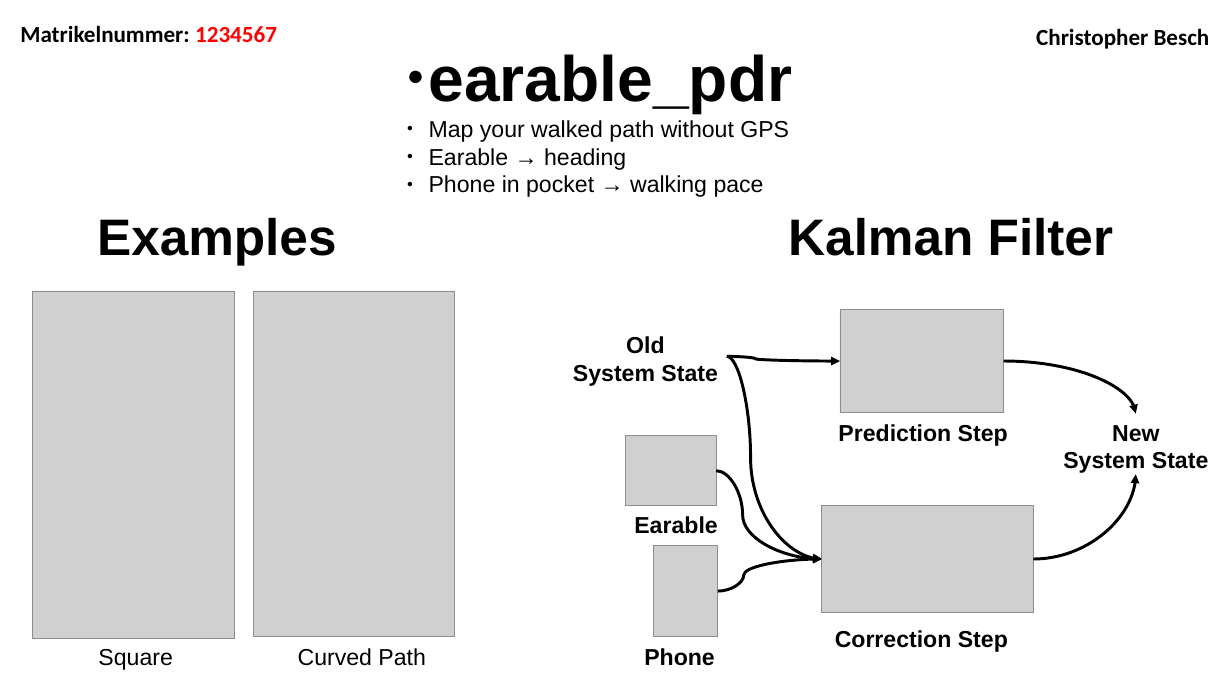
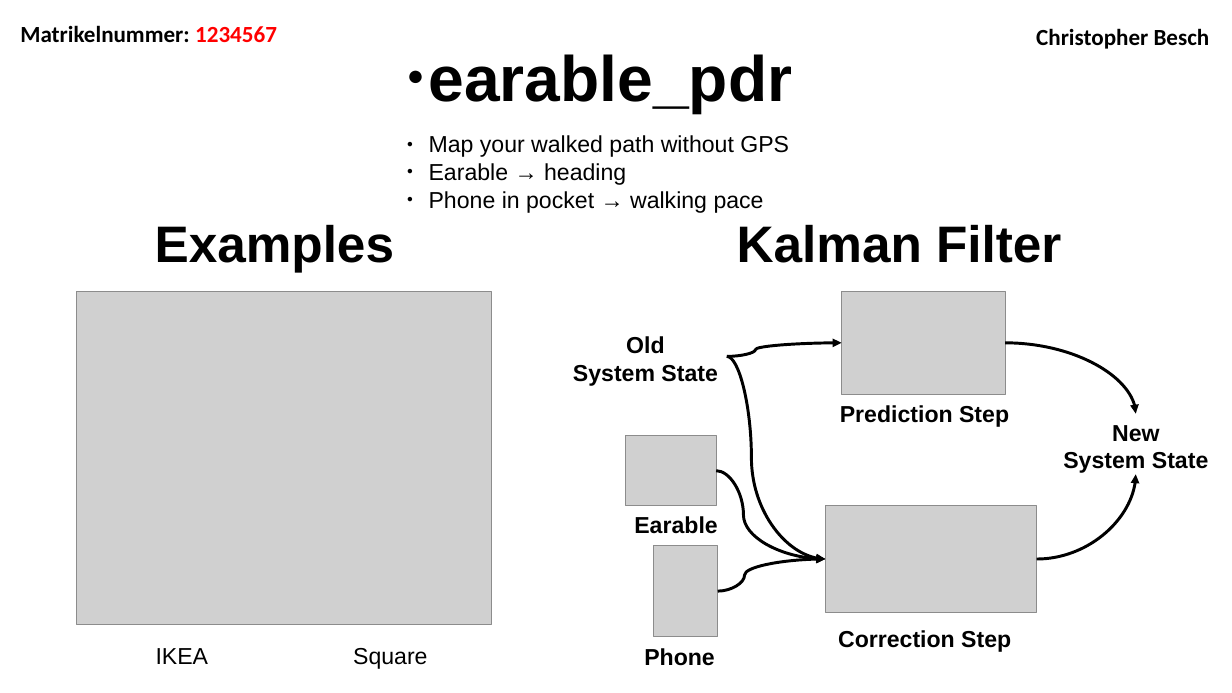
Before and after one commit to christopher-besch/earable_pdr, a slide deck: slide 1 of open_earable/lib/apps_tab/earable_pdr/presentation.odp. Drawn at 1232x693 pixels with LibreOffice and Linux fonts; fonts in the diff are those of the drawing; grey boxes stand for pictures. Boxes give left, top, right and bottom in pixels: in the first picture for what was removed or moved away, otherwise in the second. Text is boxed around its words. In the diff, an @@ line names an element or a change of style, - is before the commit and + after.

Commit message:
feat: ikea in presentation

```diff
--- a/open_earable/lib/apps_tab/earable_pdr/presentation.odp
+++ b/open_earable/lib/apps_tab/earable_pdr/presentation.odp
@@ text "earable_pdr" rewrapped from [429, 54, 793, 197] to [429, 54, 793, 213] @@
@@ text "Examples": place and size @@
-text "Examples" at [97, 217, 336, 265]
+text "Examples" at [155, 224, 394, 272]
@@ text "Kalman Filter": place and size @@
-text "Kalman Filter" at [788, 217, 1113, 256]
+text "Kalman Filter" at [737, 224, 1061, 263]
@@ picture removed at [32, 291, 235, 639] @@
@@ picture: place and size @@
-picture at [253, 291, 455, 637]
+picture at [77, 291, 491, 625]
@@ picture: place and size @@
-picture at [840, 310, 1004, 413]
+picture at [842, 291, 1006, 395]
@@ curved arrow moved from (727, 357) - (840, 361) to (727, 357) - (842, 343) @@
@@ curved arrow moved from (1004, 361) - (1136, 414) to (1006, 343) - (1136, 414) @@
@@ text "Prediction Step": place and size @@
-text "Prediction Step" at [838, 424, 1008, 446]
+text "Prediction Step" at [840, 405, 1009, 427]
@@ curved arrow moved from (1033, 559) - (1136, 474) to (1037, 559) - (1136, 474) @@
@@ picture: place and size @@
-picture at [822, 506, 1033, 612]
+picture at [825, 506, 1037, 612]
@@ 3 curved arrows: place and size @@
-3 curved arrows at [716, 357, 822, 592]
+3 curved arrows at [716, 357, 825, 592]
@@ text added at [156, 648, 209, 664], 18 pt, text #000000 @@
+IKEA
@@ text removed at [298, 648, 425, 666] @@
-Curved Path
@@ text "Square": place and size @@
-text "Square" at [98, 649, 172, 670]
+text "Square" at [353, 648, 427, 669]
@@ text "Square" at [353, 648, 427, 669]: alignment left to centre @@
```
Also in this commit, not shown: 2 other files.
